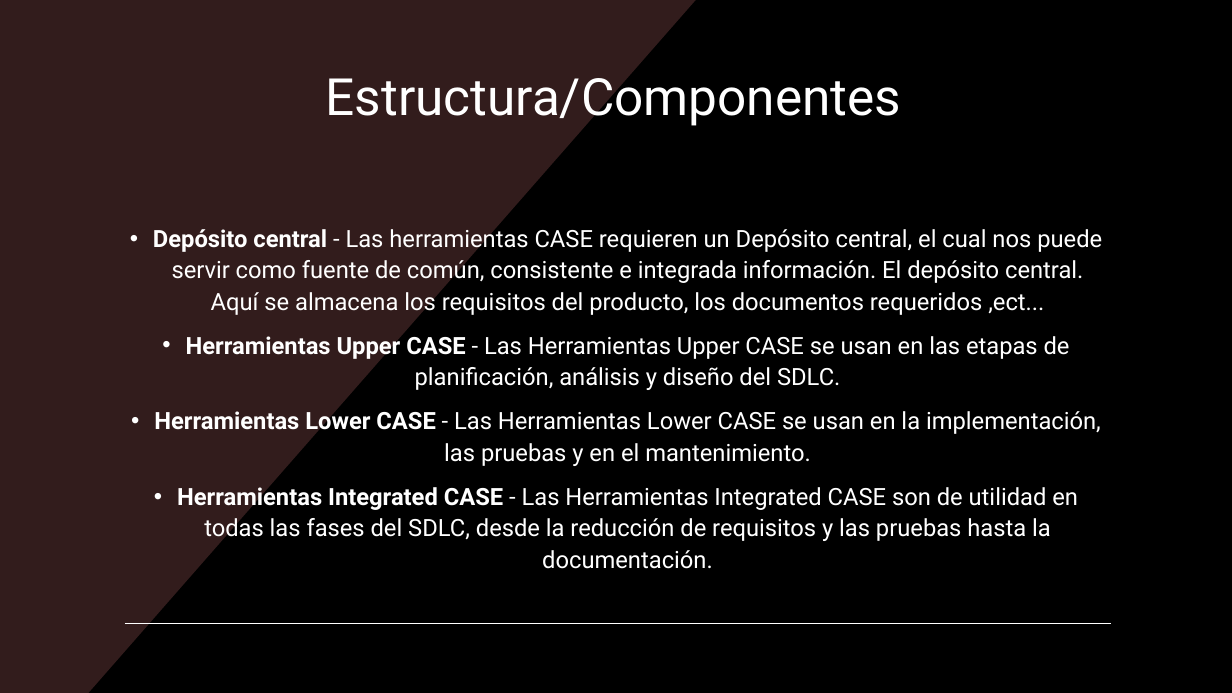
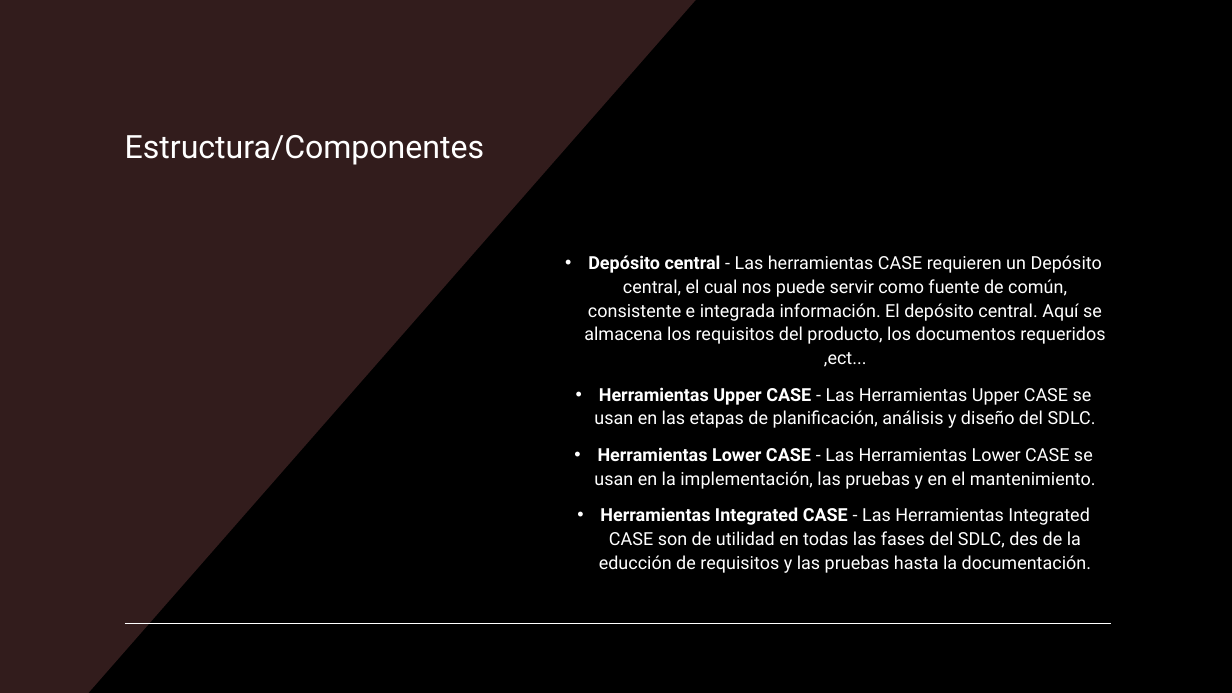
Before and after one commit to DAWEQUIPO5ENTORNOS/EQUIPO5_DAW_ENTORNOS, a slide deck: slide 3 of case.pptx. Drawn at 1232x693 pixels with LibreOffice and Linux fonts; fonts in the diff are those of the drawing. Boxes give left, top, right and bottom in pixels: in the first picture for what was removed or moved away, otherwise in the second. Text is boxed around its words. In the diff, an @@ line names an element or a change of style, - is before the commit and + after.

```diff
--- a/case.pptx
+++ b/case.pptx
@@ title "Estructura/Componentes" moved from (x1=326, y1=68, x2=901, y2=128) to (x1=125, y1=135, x2=484, y2=165) @@
@@ title "Estructura/Componentes" at (x1=125, y1=135, x2=484, y2=165): size 40 to 25 pt; alignment centre to left @@
@@ text "Depósito central - Las herramientas ..." moved from (x1=153, y1=225, x2=1102, y2=569) to (x1=584, y1=255, x2=1105, y2=573) @@
@@ text at (x1=584, y1=255, x2=1105, y2=489): size 18.5 to 14 pt in "Depósito central - Las herramientas CASE requieren ...", "Herramientas Upper CASE - Las Herramientas Upper ...", "Herramientas Lower CASE - Las Herramientas Lower ..." @@
@@ text at (x1=599, y1=507, x2=1091, y2=573): text changed; size 18.5 to 14 pt @@
-• Herramientas Integrated CASE - Las Herramientas Integrated CASE son de utilidad en todas las fases del SDLC, desde la reducción de requisitos y las pruebas hasta la documentación.
+• Herramientas Integrated CASE - Las Herramientas Integrated CASE son de utilidad en todas las fases del SDLC, des de la educción de requisitos y las pruebas hasta la documentación.
```
Also in this commit, not shown: 6 other slides changed, 2 slides added, 1 slide removed, 3 other files.
